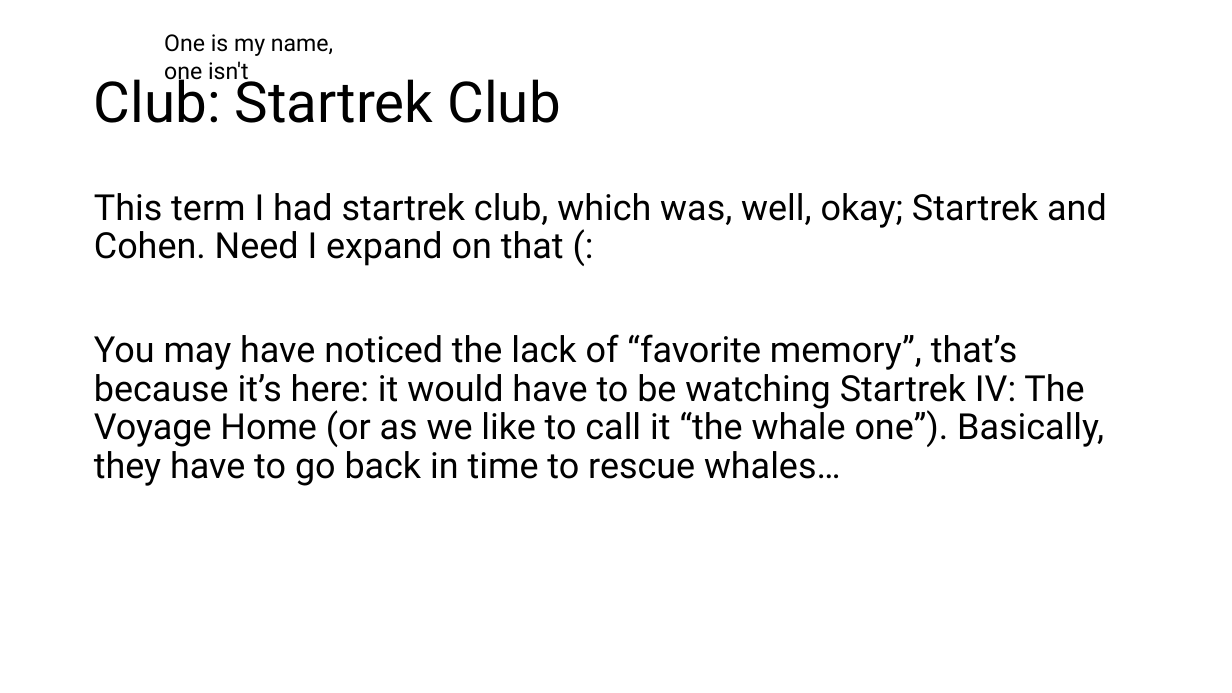
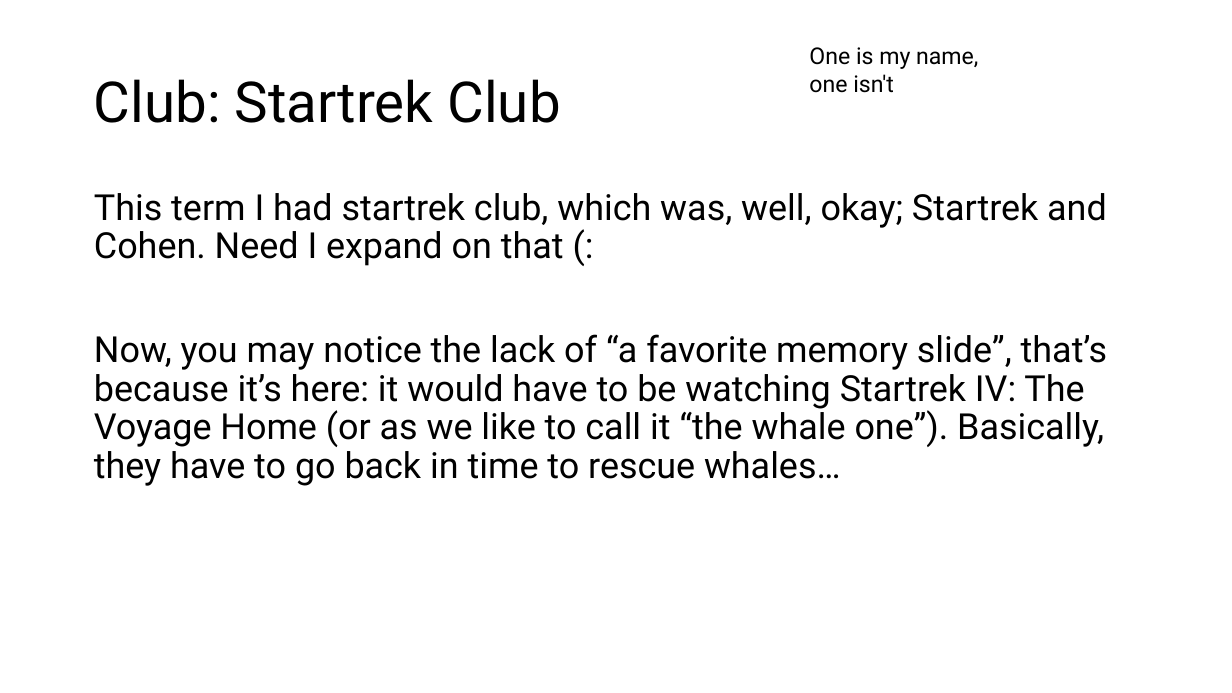
Before and after one commit to CTH-npitx/Presentations, a slide deck: slide 5 of Current Presentation/Charlie- summer 2026 presentation.pptx. Drawn at 1232x693 pixels with LibreOffice and Linux fonts; fonts in the diff are those of the drawing. Boxes give left, top, right and bottom in pixels: in the first picture for what was removed or moved away, otherwise in the second. Text is boxed around its words. In the diff, an @@ line names an element or a change of style, - is before the commit and + after.

```diff
--- a/Current Presentation/Charlie- summer 2026 presentation.pptx
+++ b/Current Presentation/Charlie- summer 2026 presentation.pptx
@@ text "One is my name, one ..." rewrapped from box(164, 34, 333, 85) to box(809, 47, 978, 93) @@
@@ text at box(94, 334, 1108, 486): text changed @@
-You may have noticed the lack of “favorite memory”, that’s because it’s here: it would have to be watching Startrek IV: The Voyage Home (or as we like to call it “the whale one”). Basically, they have to go back in time to rescue whales…
+Now, you may notice the lack of “a favorite memory slide”, that’s because it’s here: it would have to be watching Startrek IV: The Voyage Home (or as we like to call it “the whale one”). Basically, they have to go back in time to rescue whales…
```
Also in this commit, not shown: 1 other slide changed.
